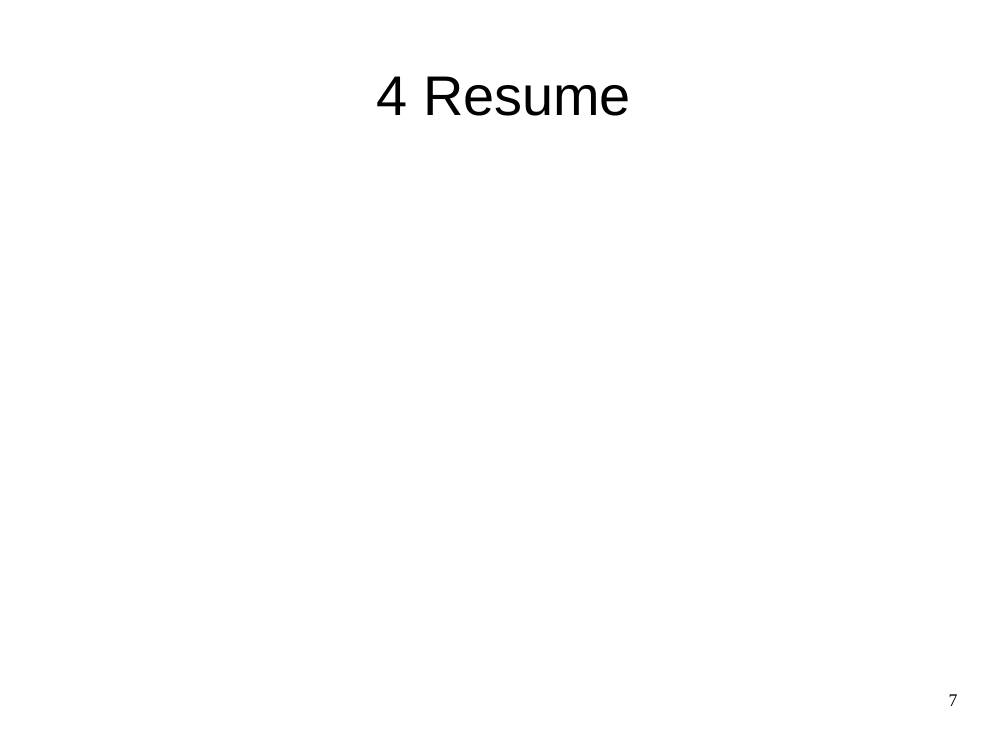
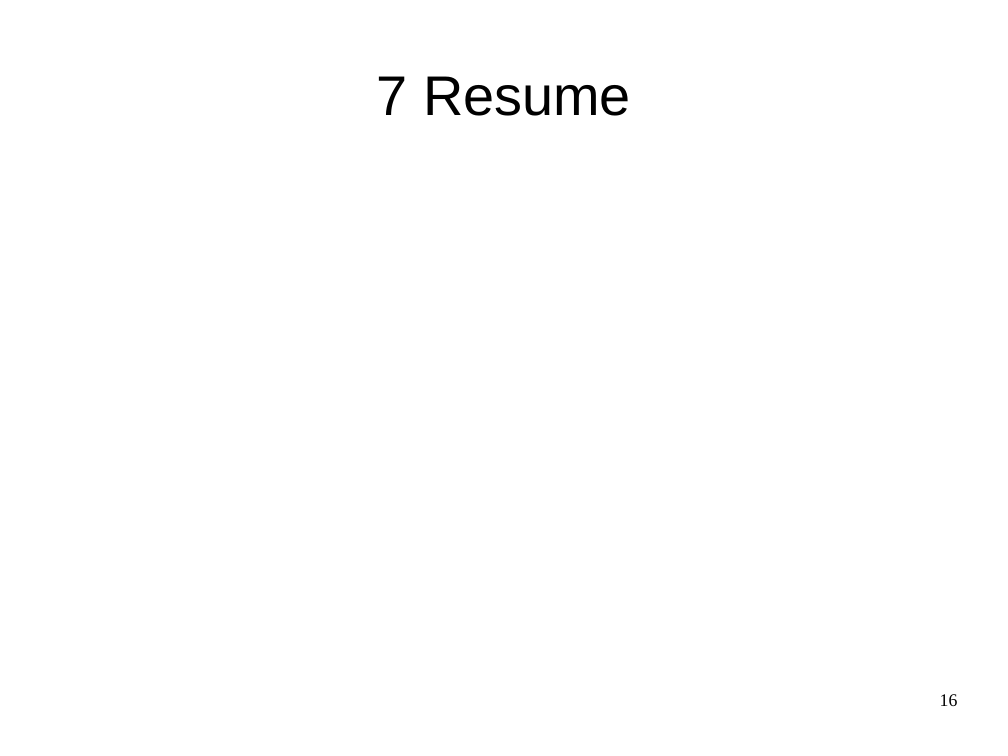
Before and after one commit to smartblitzmerker/documentation-smartblitzmerker, a slide deck: slide 16 of doc/slides/smartblitzmerker.odp (slide 7 before the commit). Drawn at 1008x756 pixels with LibreOffice and Linux fonts; fonts in the diff are those of the drawing. Boxes give left, top, right and bottom in pixels: in the first picture for what was removed or moved away, otherwise in the second. Text is boxed around its words. In the diff, an @@ line names an element or a change of style, - is before the commit and + after.

```diff
--- a/doc/slides/smartblitzmerker.odp
+++ b/doc/slides/smartblitzmerker.odp
@@ title at box(376, 76, 631, 116): text changed @@
-4 Resume
+7 Resume
@@ page number at box(940, 694, 958, 706): text changed @@
-7
+16
```
Also in this commit, not shown: 7 other slides changed, 9 slides added.
